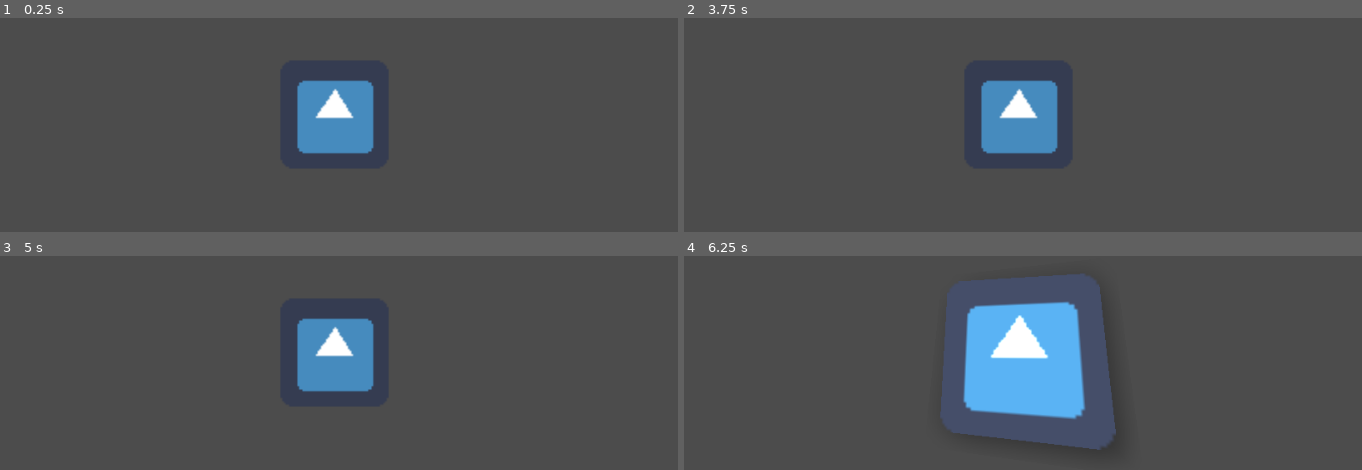
Above: before the commit, frames 1-4 (two rows, left to right).
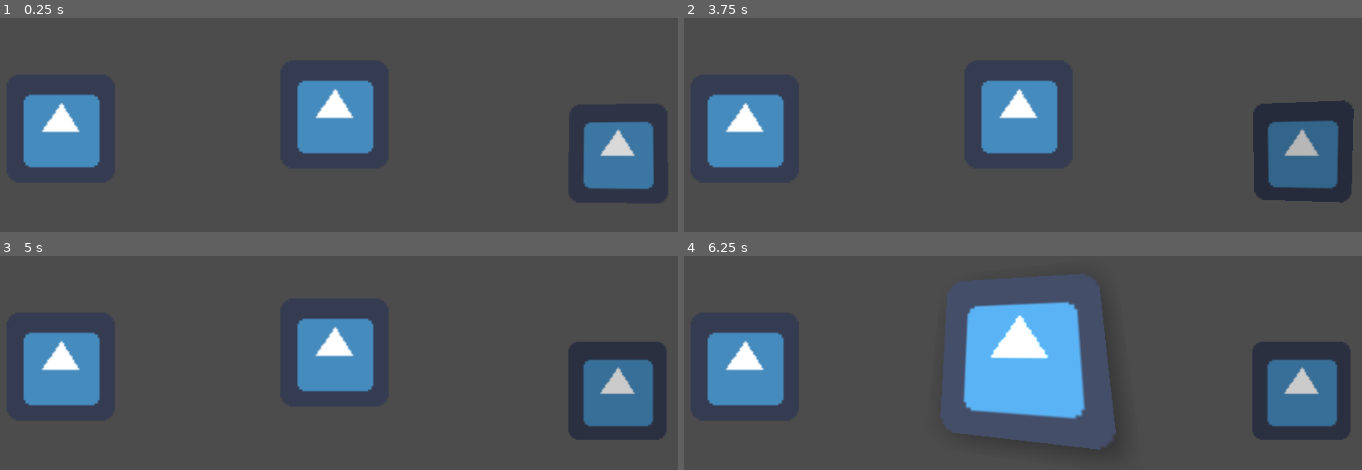
Above: after the commit, the same moments.

Repository: veloc1/3dsprite
Game: Godot game, scene res://Main.tscn
Two runs of this game, one before a commit and one after it. Both use one fixed random seed, a clock stepped at 60 frames per second and the inputs below. The engine's default icon, where the game draws it, is replaced by a stand-in: a white triangle on a blue panel in a dark square.
Inputs (mouse positions are in pixels of both pictures, inside the frame that each line leads up to):
- Up to frame 1 (0.25 s): no input
- Up to frame 2 (3.75 s): tap Enter at 0.5, 2, 3.5 s; move the mouse to (1192, 92) at 0.52 s; tap Space at 1.25, 2.75 s; move the mouse to (860, 137) at 1.27 s; move the mouse to (outside the picture) at 2.02 s; move the mouse to (975, 204) at 2.77 s; move the mouse to (1260, 182) at 3.52 s
- Up to frame 3 (5 s): tap Space at 4.25 s; move the mouse to (94, 285) at 4.27 s
- Up to frame 4 (6.25 s): move the mouse to (1056, 352) at 5.02 s; move the mouse to (outside the picture) at 5.77 s

The runs differ from the first frame. In frame 1, 10% of the frame differs, in the area x 3-99%, y 35-87%; in frame 2, 11%; in frame 3, 10%; in frame 4, 10%.

Commit message:
Canvas Item support

Diff:
--- /dev/null
+++ b/CanvasItem.shader
@@ -0,0 +1,43 @@
+shader_type canvas_item;
+
+uniform float width = 64;
+uniform float height = 64;
+uniform vec2 mouse_position = vec2(0, 0);
+
+void fragment() {
+	vec2 uv = UV;
+
+	// map skew to [-0.5, 0.5]
+	float skew_x = (mouse_position.x - width / 2.0) / width;
+	float skew_y = (mouse_position.y - height / 2.0) / height;
+
+	// map to [-0.5, 0.5]
+	uv.x = (uv.x - 0.5);
+	uv.y = (uv.y - 0.5);
+
+	float sx = 1.0 - (uv.x * skew_x);
+	float sy = 1.0 - (uv.y * skew_y);
+
+	float z = 1.0 + (sx * sy) / 2.0;
+	uv.x = uv.x / z;
+	uv.y = uv.y / z;
+
+	// scale a bit down a reset mapping from [-0.5, 0.5] to [0, 1]
+	uv.x = uv.x / 0.45 + 0.5;
+	uv.y = uv.y / 0.45 + 0.5;
+	//uv.x = uv.x + 0.5;
+	// uv.y = uv.y + 0.5;
+	COLOR = texture(TEXTURE, uv);
+
+	if (uv.x < 0.0 || uv.x > 1.0) {
+		COLOR.a = 0.0;
+	} else if (uv.y < 0.0 || uv.y > 1.0) {
+		COLOR.a = 0.0;
+	} else {
+		// brightness
+		float brightness = 1.0 - mouse_position.y / (height / 2.0) * 0.2;
+		COLOR.rgb = texture(TEXTURE, uv, 1.0).rgb * brightness;
+
+		COLOR.a = texture(TEXTURE, uv, 1.0).a;
+	}
+}
--- a/Card.tscn
+++ b/Card.tscn
@@ -11,9 +11,9 @@
 shader_param/width = 64.0
 shader_param/height = 64.0
 shader_param/scale = 1.0
-shader_param/skew_enabled = true
+shader_param/skew_enabled = false
 shader_param/mouse_position = Vector2( 32, 0 )
-shader_param/shadow_color = Color( 1, 1, 1, 1 )
+shader_param/shadow_color = null
 
 [sub_resource type="ShaderMaterial" id=2]
 shader = ExtResource( 5 )
--- a/Main.tscn
+++ b/Main.tscn
@@ -1,6 +1,62 @@
-[gd_scene load_steps=2 format=2]
+[gd_scene load_steps=7 format=2]
 
 [ext_resource path="res://Card.tscn" type="PackedScene" id=1]
+[ext_resource path="res://icon.png" type="Texture" id=2]
+[ext_resource path="res://Sprite.gd" type="Script" id=3]
+[ext_resource path="res://UICard.tscn" type="PackedScene" id=4]
+
+[sub_resource type="Shader" id=1]
+code = "shader_type canvas_item;
+
+uniform float width = 64;
+uniform float height = 64;
+uniform vec2 mouse_position = vec2(0, 0);
+
+void fragment() {
+	vec2 uv = UV;
+
+	// map skew to [-0.5, 0.5]
+	float skew_x = mouse_position.x / width;
+	float skew_y = mouse_position.y / height;
+
+	// map to [-0.5, 0.5]
+	uv.x = (uv.x - 0.5);
+	uv.y = (uv.y - 0.5);
+
+	// ratio - how far are currnet point from mouse position
+	float sx = 1.0 - (uv.x * skew_x);
+	float sy = 1.0 - (uv.y * skew_y);
+
+	// calculate z (depth) depending on ratio
+	float z = 1.0 + (sx * sy) / 2.0;
+	// correct perspective for given point
+	uv.x = uv.x / z;
+	uv.y = uv.y / z;
+
+	// scale a bit down a reset mapping from [-0.5, 0.5] to [0, 1]
+	uv.x = uv.x / 0.45 + 0.5;
+	uv.y = uv.y / 0.45 + 0.5;
+	COLOR = texture(TEXTURE, uv);
+
+	// if uv outside texture - then use transparent color
+	if (uv.x < 0.0 || uv.x > 1.0) {
+		COLOR.a = 0.0;
+	} else if (uv.y < 0.0 || uv.y > 1.0) {
+		COLOR.a = 0.0;
+	} else {
+		// brightness
+		float brightness = 1.0 - mouse_position.y / (height / 2.0) * 0.2;
+		COLOR.rgb = texture(TEXTURE, uv, 1.0).rgb * brightness;
+
+		COLOR.a = texture(TEXTURE, uv, 1.0).a;
+	}
+}"
+
+[sub_resource type="ShaderMaterial" id=2]
+shader = SubResource( 1 )
+shader_param/width = 64.0
+shader_param/height = 64.0
+shader_param/mouse_position = Vector2( 0, 32 )
 
 [node name="Node2D" type="Node2D"]
 
@@ -8,4 +64,17 @@
 position = Vector2( 480, 270 )
 scale = Vector2( 3, 3 )
 
+[node name="OnlyPerspective" type="Sprite" parent="."]
+material = SubResource( 2 )
+position = Vector2( 151.096, 286.82 )
+scale = Vector2( 3, 3 )
+texture = ExtResource( 2 )
+script = ExtResource( 3 )
+
+[node name="UICard" parent="." instance=ExtResource( 4 )]
+margin_left = 732.0
+margin_top = 228.0
+margin_right = 908.0
+margin_bottom = 404.0
+
 [editable path="Card"]
--- /dev/null
+++ b/Sprite.gd
@@ -0,0 +1,27 @@
+extends Sprite
+
+var mouse_on_card = false
+var mouse_position_for_skew = Vector2(0, 0)
+
+func _ready():
+	material.set_shader_param("width", get_texture().get_width())
+	material.set_shader_param("height", get_texture().get_height())
+
+func _process(delta):
+	if not mouse_on_card:
+		# lerp position to (0, 0) if mouse outside bounds
+		mouse_position_for_skew = mouse_position_for_skew.linear_interpolate(Vector2(0, 0), 5 * delta )
+
+	material.set_shader_param("mouse_position", mouse_position_for_skew)
+
+func _input(event):
+	if event is InputEventMouseMotion:
+		var actual_rect = get_rect()
+		if actual_rect.has_point(to_local(event.position)):
+			mouse_on_card = true
+
+			mouse_position_for_skew = to_local(event.position)
+		else:
+			# if on previous motion mouse was on card and on this frame mouse is moved out - reset flag
+			if mouse_on_card:
+				mouse_on_card = false
--- /dev/null
+++ b/UICard.gd
@@ -0,0 +1,33 @@
+extends TextureRect
+
+var mouse_on_card = false
+var mouse_position_for_skew = Vector2(0, 0)
+
+func _ready():
+	material.set_shader_param("width", get_rect().size.x)
+	material.set_shader_param("height", get_rect().size.y)
+	#$Shadow.hide()
+
+func _process(delta):
+	if not mouse_on_card:
+		mouse_position_for_skew = mouse_position_for_skew.linear_interpolate(Vector2(get_rect().size.x / 2, get_rect().size.y / 2), 5 * delta )
+
+	material.set_shader_param("mouse_position", mouse_position_for_skew)
+	#$Shadow.material.set_shader_param("mouse_position", mouse_position_for_skew)
+
+func _input(event):
+	if event is InputEventMouseMotion:
+		var actual_rect = get_rect()
+		var local_pos = event.position - get_rect().position
+		if actual_rect.has_point(event.position):
+			mouse_on_card = true
+			material.set_shader_param("skew_enabled", true)
+			#$Shadow.show()
+
+			mouse_position_for_skew = local_pos
+		else:
+			# if on previous motion mouse was on card and on this frame mouse is moved out - reset flag
+			if mouse_on_card:
+				mouse_on_card = false
+				material.set_shader_param("skew_enabled", false)
+				#$Shadow.hide()
--- /dev/null
+++ b/UICard.tscn
@@ -0,0 +1,24 @@
+[gd_scene load_steps=5 format=2]
+
+[ext_resource path="res://icon.png" type="Texture" id=1]
+[ext_resource path="res://CanvasItem.shader" type="Shader" id=2]
+[ext_resource path="res://UICard.gd" type="Script" id=3]
+
+[sub_resource type="ShaderMaterial" id=1]
+shader = ExtResource( 2 )
+shader_param/width = 64.0
+shader_param/height = 64.0
+shader_param/mouse_position = Vector2( 32, 32 )
+
+[node name="UICard" type="TextureRect"]
+material = SubResource( 1 )
+anchor_right = 1.0
+anchor_bottom = 1.0
+size_flags_horizontal = 3
+size_flags_vertical = 3
+texture = ExtResource( 1 )
+stretch_mode = 1
+script = ExtResource( 3 )
+__meta__ = {
+"_edit_use_anchors_": false
+}
